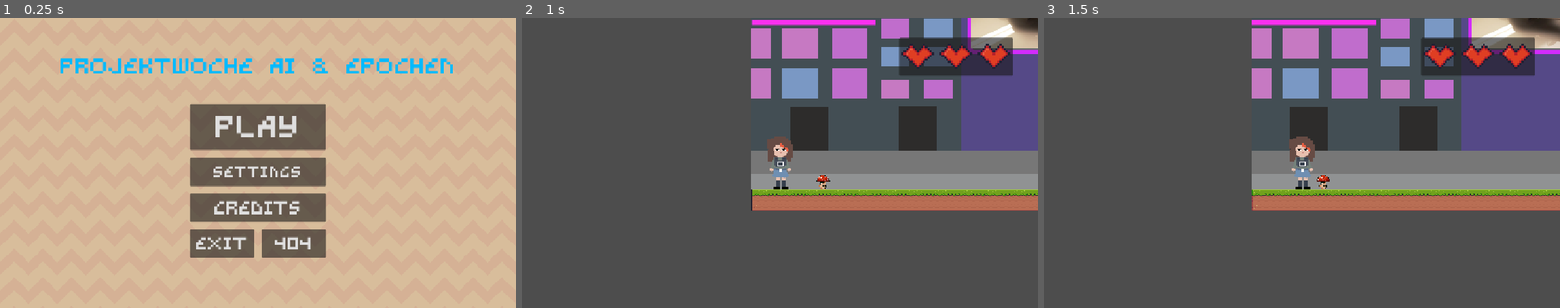
Above: before the commit, frames 1-3 (left to right).
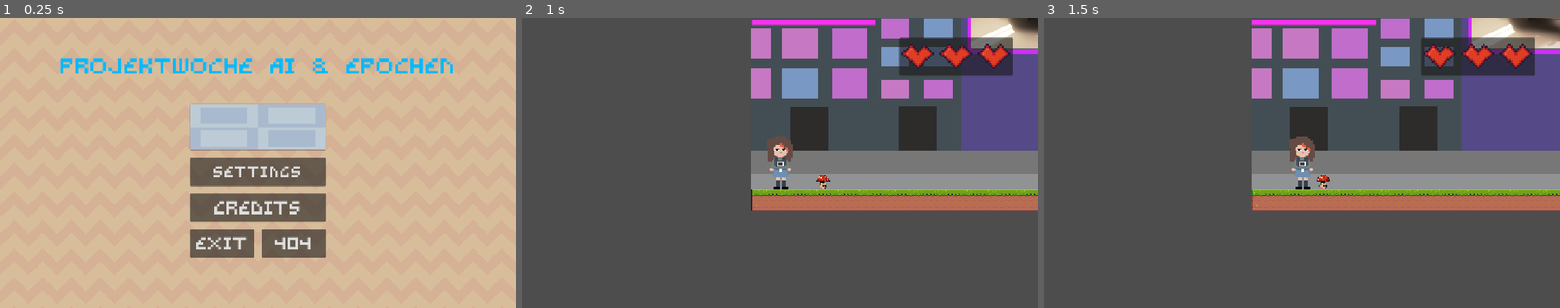
Above: after the commit, the same moments.

Repository: tghts/Projektwoche-Spieleentwicklung
Game: Godot game, scene res://Scene/main_menu.tscn
The game is run twice, just before and just after one commit, with the same random seed, the same clock (stepped at 60 frames per second) and the same inputs.
Inputs:
- Up to frame 1 (0.25 s): no input
- Up to frame 2 (1 s): click "Play" at 0.5 s
- Up to frame 3 (1.5 s): tap Enter at 1.25 s; hold Right (right) from 1.28 s (still down)

The runs differ from the first frame. In frame 1, 4.1% of the frame differs, in the area x 36-64%, y 29-46%; in frame 2, nothing differs; in frame 3, nothing differs.

Commit message:
ffffffff

Diff:
--- a/Scene/in_game_ui.tscn
+++ b/Scene/in_game_ui.tscn
@@ -1,7 +1,7 @@
 [gd_scene format=3 uid="uid://dcqdrsq728l6i"]
 
 [ext_resource type="Texture2D" uid="uid://cqktjsgoft8cs" path="res://Asset/UI/Heart_full.png" id="1_mmx1g"]
-[ext_resource type="Script" uid="uid://y0735dvq6m4x" path="res://Scene/in_game_ui.gd" id="1_ol85y"]
+[ext_resource type="Script" uid="uid://y0735dvq6m4x" path="res://Script/in_game_ui.gd" id="1_ol85y"]
 
 [node name="InGameUI" type="Node" unique_id=422732831 node_paths=PackedStringArray("hearts")]
 script = ExtResource("1_ol85y")
--- a/Scene/level_1.tscn
+++ b/Scene/level_1.tscn
@@ -261,7 +261,6 @@
 offset_bottom = 62.0
 texture = ExtResource("1_5exfe")
 stretch_mode = 1
-metadata/_edit_use_anchors_ = true
 
 [node name="TileMap" type="TileMap" parent="." unique_id=2045800992]
 texture_filter = 1
--- a/Scene/main_menu.tscn
+++ b/Scene/main_menu.tscn
@@ -3,6 +3,7 @@
 [ext_resource type="Texture2D" uid="uid://j3rf0m1yhvcl" path="res://Asset/Background/Brown.png" id="1_ftydy"]
 [ext_resource type="Script" uid="uid://t83jqkge7xgq" path="res://Script/main_menu.gd" id="1_hii65"]
 [ext_resource type="FontFile" uid="uid://dfhwqbc3g0qpu" path="res://Asset/Fonts/GravityRegular5.ttf" id="2_87ipw"]
+[ext_resource type="Texture2D" uid="uid://b0fvcgnidmbeo" path="res://Asset/Background/Blue.png" id="4_kqsxi"]
 
 [sub_resource type="AudioStreamWAV" id="AudioStreamWAV_hii65"]
 data = PackedByteArray("cW9hZgAAII4CAKxEFAAQKAAAAAAAAAAAAAAAAOAAQAAAAAAAAAAAAAAAAADgAEAAsqxqoENAuVGyCiSGmhPKUbJSsoF3UNj …(8923 unchanged characters)…
@@ -63,6 +64,15 @@
 text = "Play"
 metadata/_edit_use_anchors_ = true
 
+[node name="TextureRect" type="TextureRect" parent="Startknopf" unique_id=7683445]
+layout_mode = 1
+anchors_preset = 15
+anchor_right = 1.0
+anchor_bottom = 1.0
+grow_horizontal = 2
+grow_vertical = 2
+texture = ExtResource("4_kqsxi")
+
 [node name="Exitknopf" type="Button" parent="." unique_id=1947137217]
 texture_filter = 1
 offset_left = 424.0
Renamed: Scene/in_game_ui.gd -> Script/in_game_ui.gd
Renamed: Scene/in_game_ui.gd.uid -> Script/in_game_ui.gd.uid
